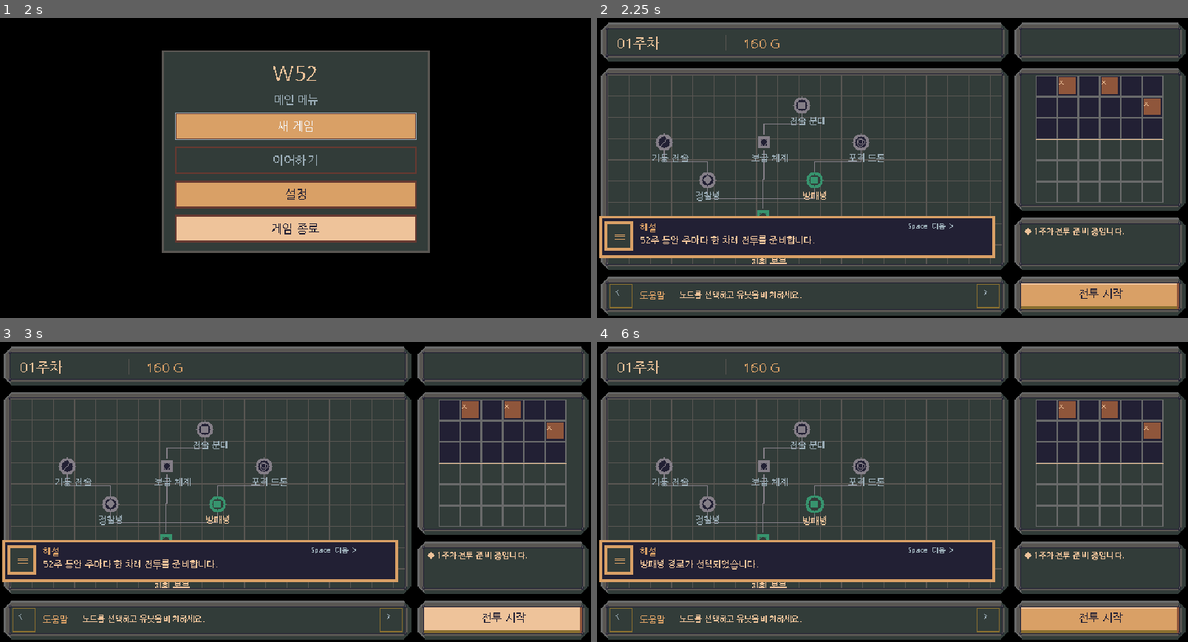
Above: before the commit, frames 1-4 (two rows, left to right).
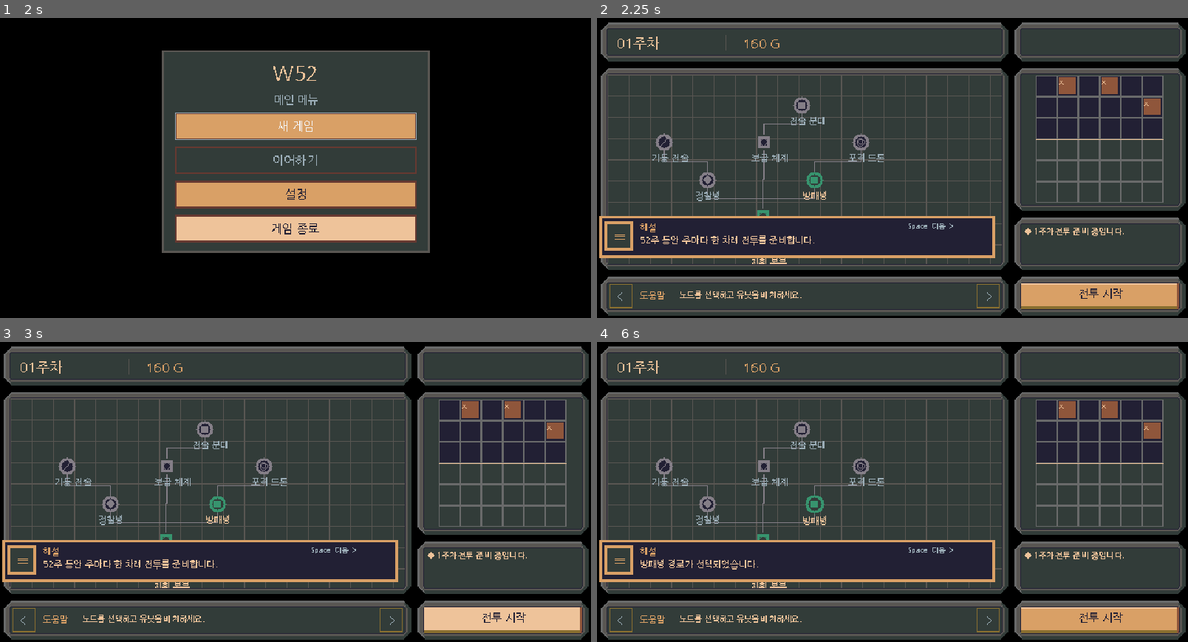
Above: after the commit, the same moments.

Repository: xcliming-svg/w52
Game: Godot game, scene res://main.tscn
Two runs of this game, one before a commit and one after it. Both use one fixed random seed, a clock stepped at 60 frames per second and the inputs below.
Inputs (mouse positions are in pixels of both pictures, inside the frame that each line leads up to):
- Up to frame 1 (2 s): tap Enter at 0.5 s; move the mouse to (425, 135) at 0.52 s; click (425, 135) at 0.67 s; tap Space at 0.77, 1.25 s; drag from (177, 168) to (265, 219) at 1.27 s
- Up to frame 2 (2.25 s): click "새 게임" at 2 s
- Up to frame 3 (3 s): click (502, 621) at 2.75 s
- Up to frame 4 (6 s): click (1099, 621) at 3.5 s; click (1099, 621) at 4.25 s; tap Enter at 5 s; move the mouse to (892, 477) at 5.02 s; click (892, 477) at 5.17 s; tap Space at 5.75 s; drag from (862, 543) to (715, 426) at 5.77 s

Frame 1 is identical in both runs. In frame 2, less than 0.1% of the frame differs, in the area x 1-99%, y 3-98%; in frame 3, less than 0.1%; in frame 4, less than 0.1%.

Commit message:
fix(pixel): restore chamfer edge and proper 3px screws; hand-draw arrows

Diff:
--- a/scripts/game.gd
+++ b/scripts/game.gd
@@ -611,10 +611,13 @@
 
 
 func _draw_screw(top_left: Vector2i) -> void:
-    # The 3x3 footprint is centered at x+6.5, y+6.5 from the outer corner.
-    draw_rect(Rect2(Vector2(top_left), Vector2(3, 3)), UI.EDGE_DARK)
+    # Five opaque pixels keep the 3px screw centered on the diagonal metal band.
+    # The four footprint corners remain uncovered, protecting the 1px inner rim.
     draw_rect(Rect2(Vector2(top_left + Vector2i(1, 0)), Vector2.ONE), UI.METAL_LIGHT)
+    draw_rect(Rect2(Vector2(top_left + Vector2i(0, 1)), Vector2.ONE), UI.METAL_LIGHT)
     draw_rect(Rect2(Vector2(top_left + Vector2i(1, 1)), Vector2.ONE), UI.METAL_MID)
+    draw_rect(Rect2(Vector2(top_left + Vector2i(2, 1)), Vector2.ONE), UI.METAL_DARK)
+    draw_rect(Rect2(Vector2(top_left + Vector2i(1, 2)), Vector2.ONE), UI.METAL_DARK)
 
 
 func _draw_frame(panel_id: String) -> void:
@@ -631,8 +634,13 @@
     var background := UI.PANEL if button.disabled else (UI.PRIMARY_HOVER if button.is_hovered() else UI.PRIMARY)
     var rect := Rect2(button.position, button.size)
     _box(rect, background, UI.BUTTON_SHADE)
+    # Hand-painted five-pixel stair-step avoids a tiny unreadable glyph.
     var color := UI.MUTED if button.disabled else UI.GAME_BACKGROUND
-    _text(glyph, button.position + Vector2(7, 3), 9, color)
+    var center := Vector2i(button.position + button.size / 2.0)
+    for step in range(5):
+        var dx := (1 - step) if glyph == "〈" else (step - 1)
+        draw_rect(Rect2(center.x + dx, center.y - 4 + step, 1, 1), color)
+        draw_rect(Rect2(center.x + dx, center.y + 4 - step, 1, 1), color)
 
 
 func _draw_action_background() -> void:
